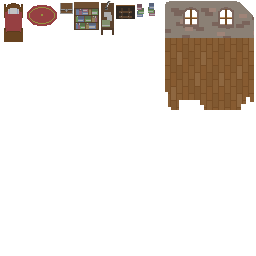
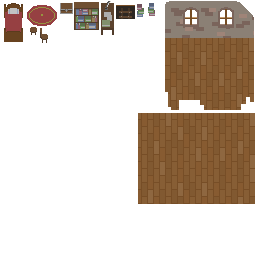
Comparing the layer stacks of the two 256×256 images. Changes:
added layer "chair" above "Stool" over left=40, top=28, right=48, bottom=43
added layer "Stool" above "Book Stack" over left=30, top=27, right=37, bottom=35
added layer "Layer 3" above "Layer 2" over left=138, top=113, right=255, bottom=204
